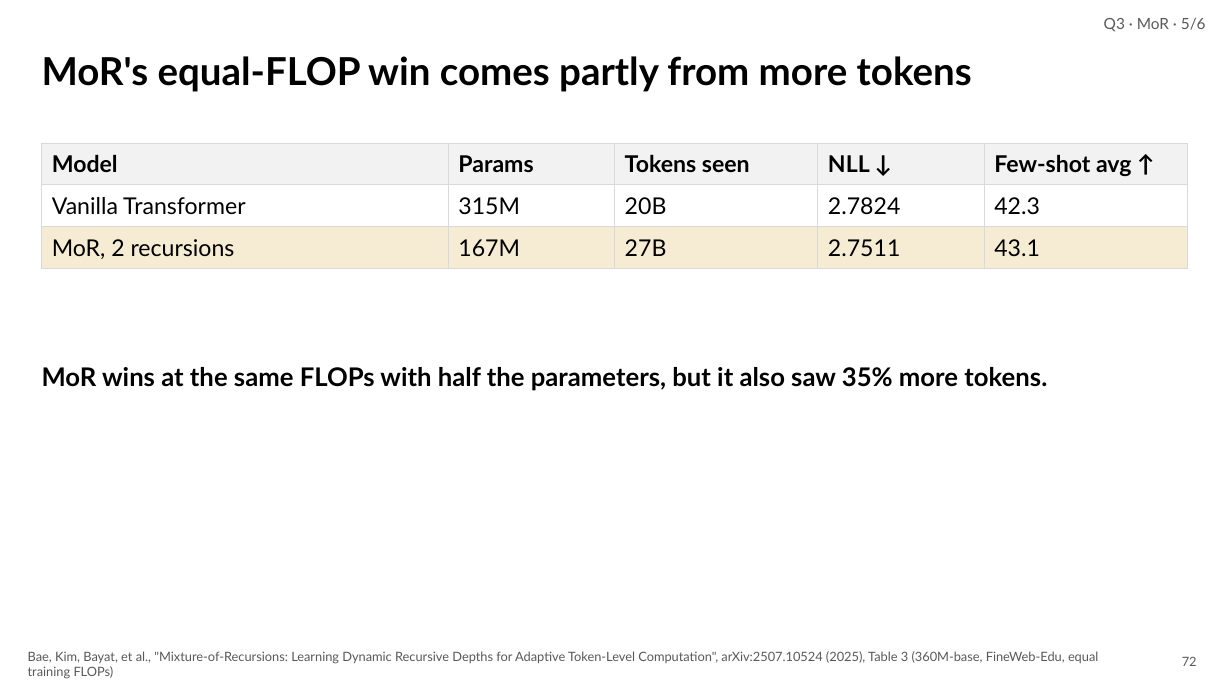
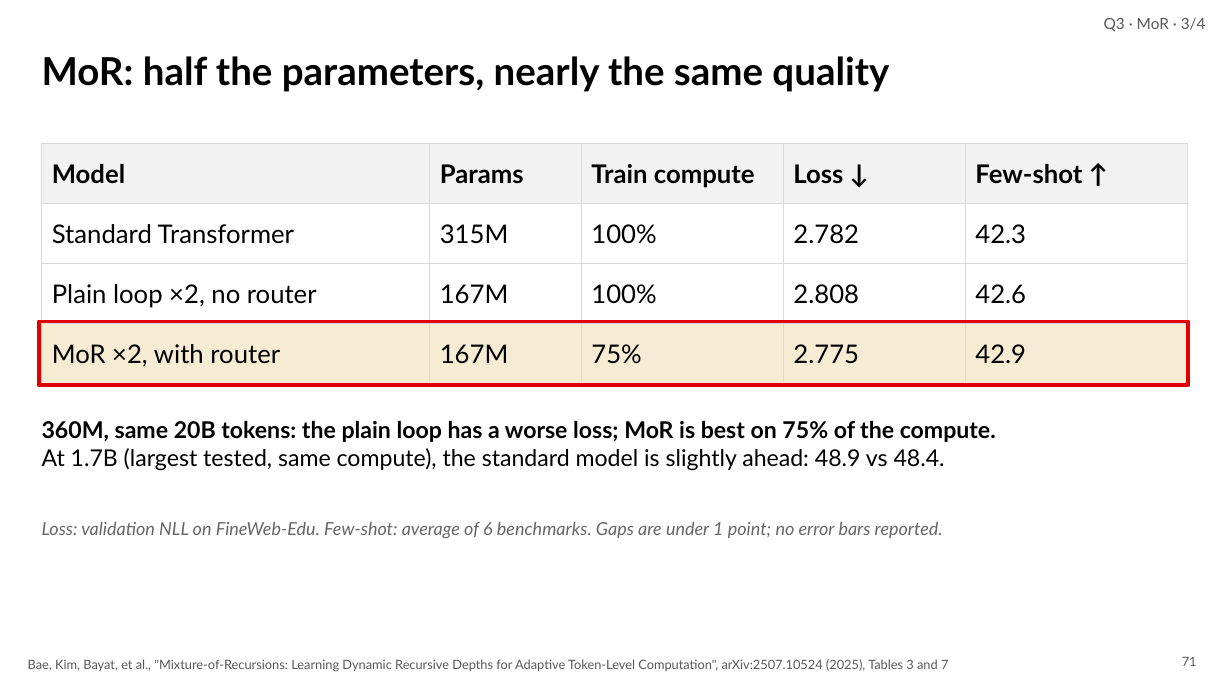
Before and after one commit to irregular6612/agi-hw2, a slide deck: slide 71 of build/out/looped-transformers.pptx (slide 72 before the commit). Drawn at 1232x693 pixels with LibreOffice and Linux fonts; fonts in the diff are those of the drawing. Boxes give left, top, right and bottom in pixels: in the first picture for what was removed or moved away, otherwise in the second. Text is boxed around its words. In the diff, an @@ line names an element or a change of style, - is before the commit and + after.

```diff
--- a/build/out/looped-transformers.pptx
+++ b/build/out/looped-transformers.pptx
@@ text at (1104,17,1206,32): text changed @@
-Q3 · MoR · 5/6
+Q3 · MoR · 3/4
@@ text at (42,56,889,92): text changed @@
-MoR's equal-FLOP win comes partly from more tokens
+MoR: half the parameters, nearly the same quality
@@ table at (42,143,1188,384) @@
-row 1: Model | Params | Tokens seen | NLL ↓ | Few-shot avg ↑
-row 2: Vanilla Transformer | 315M | 20B | 2.7824 | 42.3
-row 3: MoR, 2 recursions | 167M | 27B | 2.7511 | 43.1
+row 1: Model | Params | Train compute | Loss ↓ | Few-shot ↑
+row 2: Standard Transformer | 315M | 100% | 2.782 | 42.3
+row 3: Plain loop ×2, no router | 167M | 100% | 2.808 | 42.6
+row 4: MoR ×2, with router | 167M | 75% | 2.775 | 42.9
@@ rectangle added at (39,322,1189,385), outline #E00000 3 pt @@
@@ text removed at (42,367,1047,391) @@
-MoR wins at the same FLOPs with half the parameters, but it also saw 35% more tokens.
@@ text added at (42,420,996,471), 18 pt, text #000000 @@
+360M, same 20B tokens: the plain loop has a worse loss; MoR is best on 75% of the compute.
+At 1.7B (largest tested, same compute), the standard model is slightly ahead: 48.9 vs 48.4.
@@ text added at (42,522,943,538), 14 pt, text #666666, italic @@
+Loss: validation NLL on FineWeb-Edu. Few-shot: average of 6 benchmarks. Gaps are under 1 point; no error bars reported.
@@ text at (28,659,948,671): text changed @@
-Bae, Kim, Bayat, et al., "Mixture-of-Recursions: Learning Dynamic Recursive Depths for Adaptive Token-Level Computation", arXiv:2507.10524 (2025), Table 3 (360M-base, FineWeb-Edu, equal training FLOPs)
+Bae, Kim, Bayat, et al., "Mixture-of-Recursions: Learning Dynamic Recursive Depths for Adaptive Token-Level Computation", arXiv:2507.10524 (2025), Tables 3 and 7
@@ page number at (1182,657,1197,666): text changed @@
-72
+71
```
Also in this commit, not shown: 28 other slides changed, 9 slides added, 35 slides removed, 13 other files.
